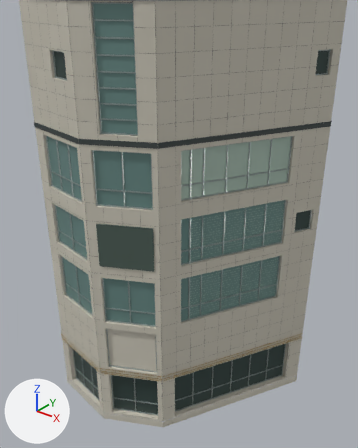
Before and after pictures for a commit that changed the glTF model assets/buildings/center244/web/center244.glb.
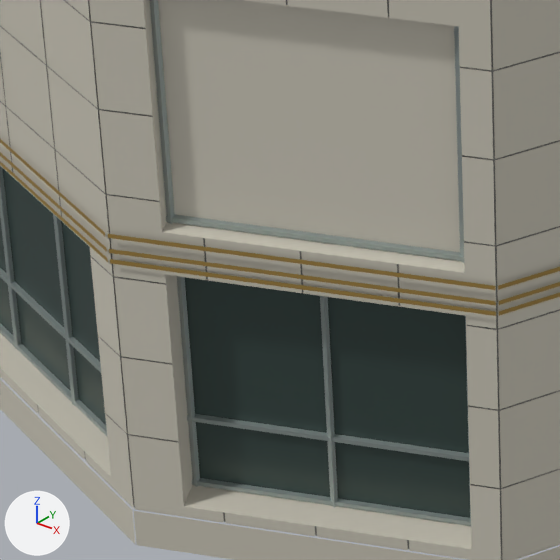
There are two pictures of each version: one from a camera (50 mm lens) standing at (-54.23, 58.08, 22.15) and looking at (-68.13, 75.44, 11.38), one close up on the part from 23% to 48% of the width and 74% to 94% of the height. Every picture has the same lights, and +X, +Y and +Z are marked at lower left. The older version's two pictures come first.

Script lines for the objects in view, before the commit:
```python
me_c244_frame = bpy.data.meshes.new('c244_frame')
me_c244_frame.from_pydata(...)  # 1628 vertices, 2448 faces; spans x -73.2..-62.7, y 70.7..80.9, z 1.7..34.8
me_c244_frame.materials.append(mat_c244_frame)  # grey #a4afad
me_c244_gold = bpy.data.meshes.new('c244_gold')
me_c244_gold.from_pydata(...)  # 48 vertices, 24 faces; spans x -73.18..-62.71, y 70.7..79.68, z 4.38..4.7
me_c244_gold.materials.append(mat_c244_gold)  # orange #c2a055
me_c244_joint = bpy.data.meshes.new('c244_joint')
me_c244_joint.from_pydata(...)  # 1445 vertices, 2138 faces; spans x -73.1..-62.8, y 70.8..79.7, z 1.6..21.6
me_c244_joint.materials.append(mat_c244_joint)  # grey #8e8e86
ob_c244_frame = bpy.data.objects.new('c244_frame', me_c244_frame)
ob_c244_frame.location = (0.0, 0.0, 0.0)
ob_c244_gold = bpy.data.objects.new('c244_gold', me_c244_gold)
ob_c244_gold.location = (0.0, 0.0, 0.0)
ob_c244_joint = bpy.data.objects.new('c244_joint', me_c244_joint)
ob_c244_joint.location = (0.0, 0.0, 0.0)
# also in view: 'c244_stone' at (-67.94, 75.22, 11.62); 'c244_stone_light' at (-67.94, 75.22, 11.62); 'c244_glass_dark' at (-67.91, 75.21, 10.76); 'c244_stone_dark' at (-68.71, 77.0, 11.41)
```
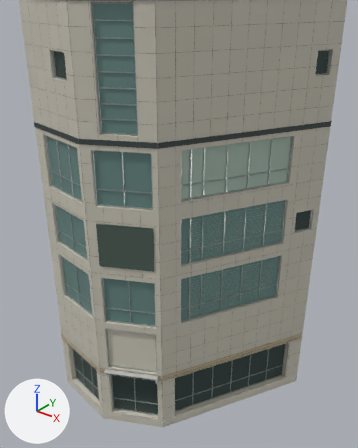
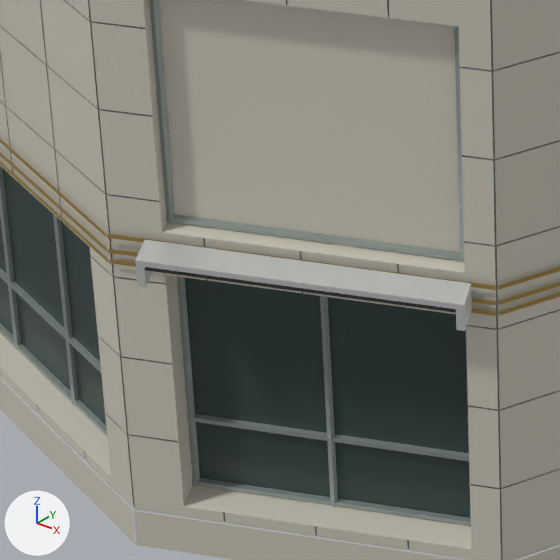
Patch to the scene script:
```diff
--- a/assets/buildings/center244/web/center244.glb.py
+++ b/assets/buildings/center244/web/center244.glb.py
@@ mat_c244_cassette_dark_recess @@
+mat_c244_cassette_dark_recess = principled_material('c244_cassette_dark_recess')
+mat_c244_cassette_dark_recess.base_color = (0.045, 0.05, 0.048)  # dark grey #3c3f3e
+mat_c244_cassette_dark_recess.metallic = 0.15
+mat_c244_cassette_dark_recess.roughness = 0.68
@@ mat_c244_cassette_pale_metal @@
+mat_c244_cassette_pale_metal = principled_material('c244_cassette_pale_metal')
+mat_c244_cassette_pale_metal.base_color = (0.72, 0.74, 0.73)  # light grey #dddfde
+mat_c244_cassette_pale_metal.metallic = 0.5
+mat_c244_cassette_pale_metal.roughness = 0.38
@@ me_c244_chamfer_cassette @@
+me_c244_chamfer_cassette.from_pydata(...)  # 28 vertices, 48 faces; spans x -69.19..-66.67, y 70.63..72.12, z 4.43..4.7
+# faces by material slot: [36, 12]
+me_c244_chamfer_cassette.materials.append(mat_c244_cassette_pale_metal)  # light grey #dddfde
+me_c244_chamfer_cassette.materials.append(mat_c244_cassette_dark_recess)  # dark grey #3c3f3e
@@ ob_c244_chamfer_cassette @@
+ob_c244_chamfer_cassette = bpy.data.objects.new('c244_chamfer_cassette', me_c244_chamfer_cassette)
+ob_c244_chamfer_cassette.location = (0.0, 0.0, 0.0)
```

Changed parts and their boxes [x1, y1, x2, y2] in the close-ups (560 x 560 px):
'c244_chamfer_cassette', added: after [135, 240, 472, 331]
    faces in mat_c244_cassette_pale_metal (light grey #dddfde): [135, 240, 472, 331]
    faces in mat_c244_cassette_dark_recess (dark grey #3c3f3e): [145, 267, 456, 313]
